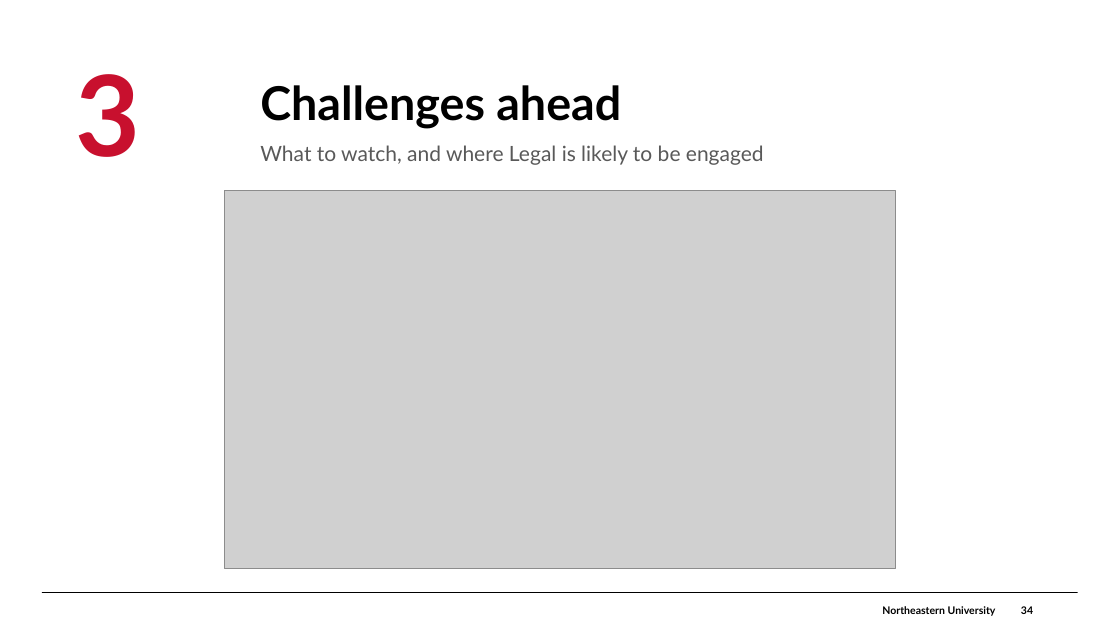
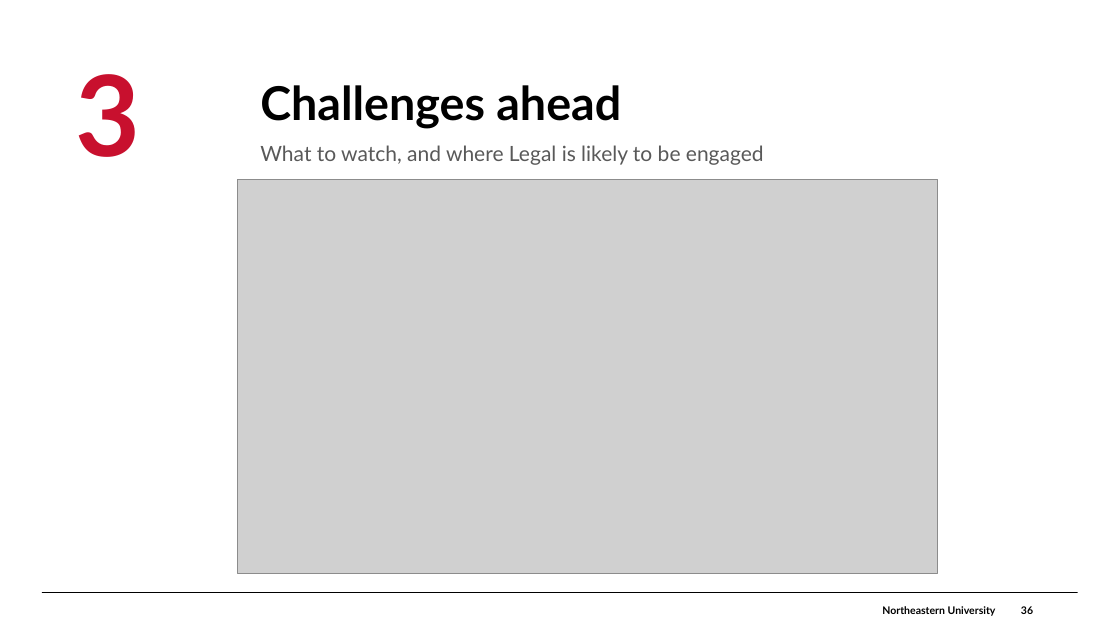
Before and after one commit to brettcsweet/Tonys-repo, a slide deck: slide 36 of GC_Financial_Update_2026-09-30.pptx (slide 34 before the commit). Drawn at 1120x630 pixels with LibreOffice and Linux fonts; fonts in the diff are those of the drawing; grey boxes stand for pictures; background and template pictures are left out. Boxes give left, top, right and bottom in pixels: in the first picture for what was removed or moved away, otherwise in the second. Text is boxed around its words. In the diff, an @@ line names an element or a change of style, - is before the commit and + after.

```diff
--- a/GC_Financial_Update_2026-09-30.pptx
+++ b/GC_Financial_Update_2026-09-30.pptx
@@ picture resized from (x1=224, y1=191, x2=896, y2=569) to (x1=238, y1=179, x2=939, y2=573) @@
@@ page number at (x1=1021, y1=606, x2=1033, y2=614): text changed @@
-34
+36
```
Also in this commit, not shown: 23 other slides changed, 2 slides added.
